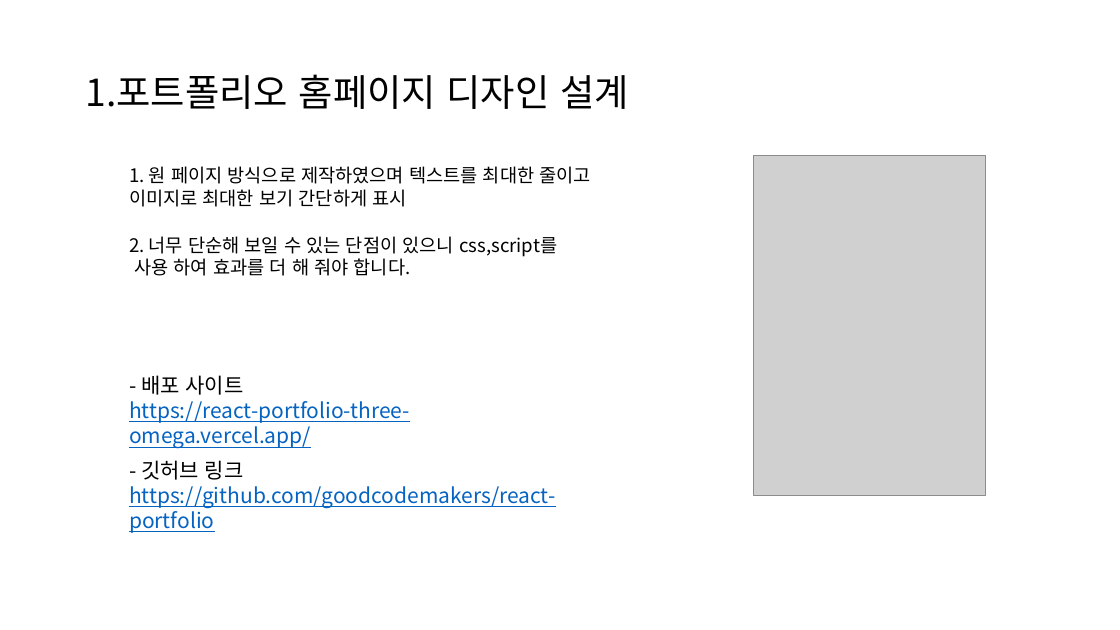
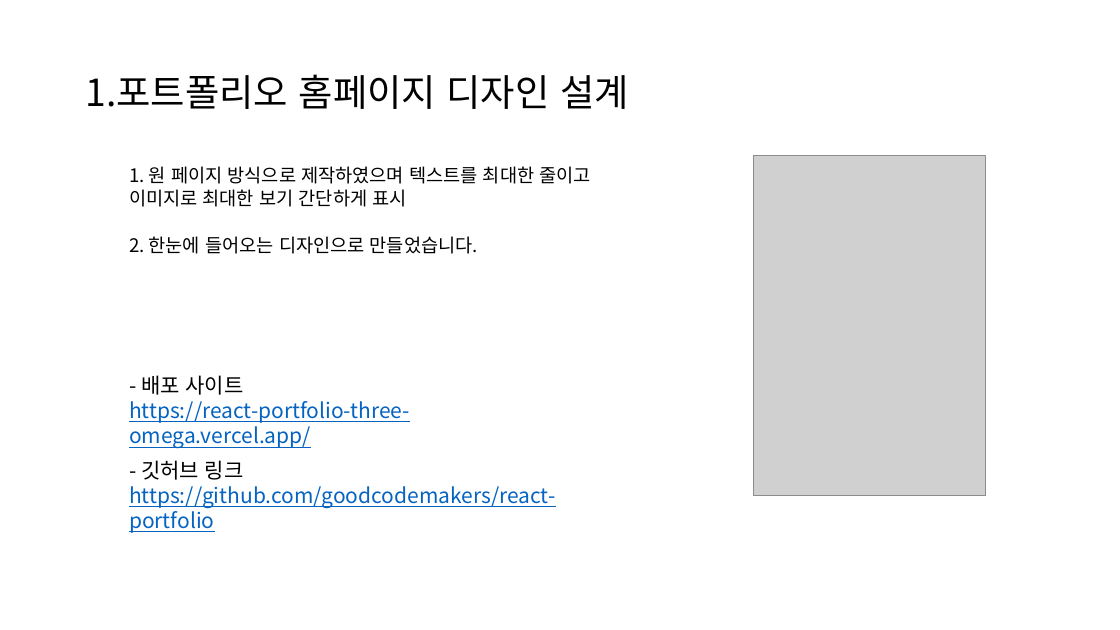
Before and after one commit to goodcodemakers/react-portfolio, a slide deck: slide 2 of 최정호 포트폴리오 명세서.pptx. Drawn at 1120x630 pixels with LibreOffice and Linux fonts; fonts in the diff are those of the drawing; grey boxes stand for pictures. Boxes give left, top, right and bottom in pixels: in the first picture for what was removed or moved away, otherwise in the second. Text is boxed around its words. In the diff, an @@ line names an element or a change of style, - is before the commit and + after.

```diff
--- a/최정호 포트폴리오 명세서.pptx
+++ b/최정호 포트폴리오 명세서.pptx
@@ text at [129, 236, 478, 254]: text changed @@
-2. 너무 단순해 보일 수 있는 단점이 있으니 css,script를
-사용 하여 효과를 더 해 줘야 합니다.
+2. 한눈에 들어오는 디자인으로 만들었습니다.
```
